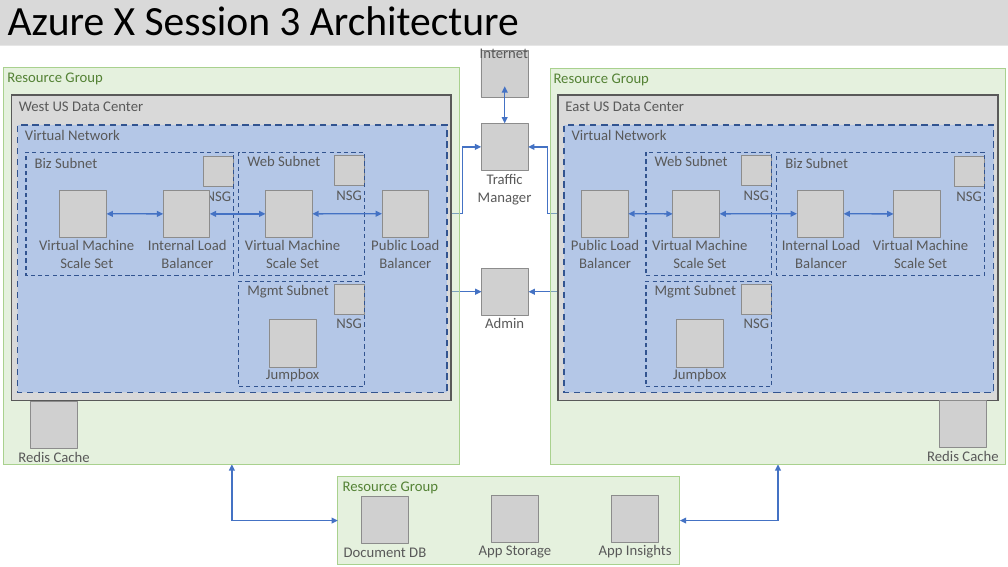
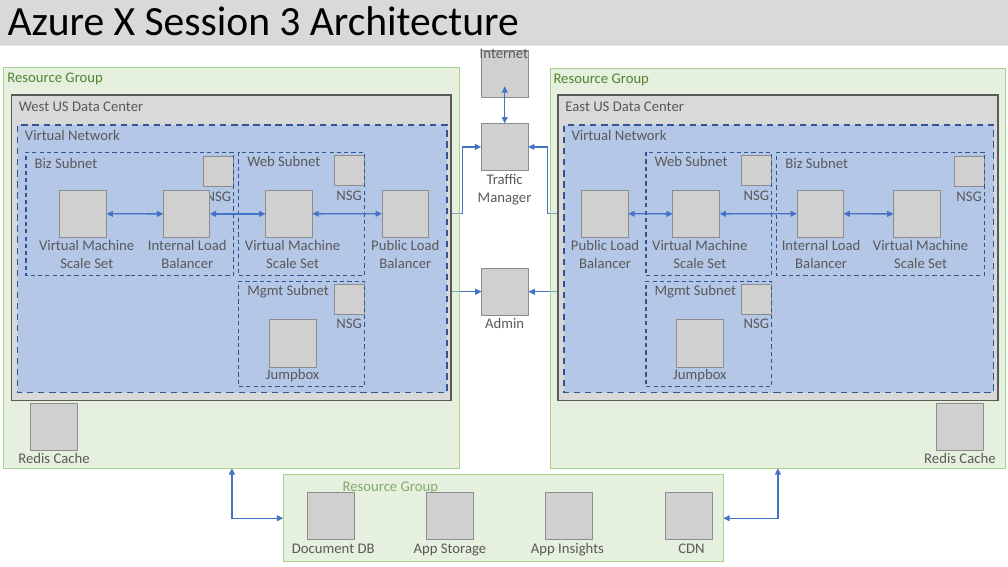
Before and after one commit to Azure/CityPower-Build-Sample, a slide deck: slide 2 of setup/AzureX.pptx. Drawn at 1008x567 pixels with LibreOffice and Linux fonts; fonts in the diff are those of the drawing; grey boxes stand for pictures. Boxes give left, top, right and bottom in pixels: in the first picture for what was removed or moved away, otherwise in the second. Text is boxed around its words. In the diff, an @@ line names an element or a change of style, - is before the commit and + after.

Commit message:
Add CDN to archtiecture diagram.

```diff
--- a/setup/AzureX.pptx
+++ b/setup/AzureX.pptx
@@ rectangle: place and size @@
-rectangle at bbox=[4, 68, 460, 465]
+rectangle at bbox=[4, 68, 460, 469]
@@ rectangle: place and size @@
-rectangle at bbox=[551, 68, 1006, 464]
+rectangle at bbox=[551, 68, 1006, 468]
@@ elbow double arrow moved from (232, 464) - (338, 521) to (232, 468) - (284, 519) @@
@@ rectangle: place and size @@
-rectangle at bbox=[338, 477, 681, 564]
+rectangle at bbox=[284, 475, 724, 562]
@@ elbow double arrow moved from (778, 464) - (680, 521) to (778, 468) - (724, 519) @@
@@ picture: place and size @@
-picture at bbox=[361, 497, 408, 544]
+picture at bbox=[307, 492, 354, 539]
@@ picture added at bbox=[665, 492, 712, 539] @@
@@ text "Document DB": place and size @@
-text "Document DB" at bbox=[344, 547, 426, 557]
+text "Document DB" at bbox=[292, 543, 375, 553]
@@ 2 pictures, 1 text: place and size @@
-2 pictures, 1 text at bbox=[479, 495, 659, 558]
+2 pictures, 1 text at bbox=[414, 492, 593, 556]
@@ text "App Insights": place and size @@
-text "App Insights" at bbox=[599, 545, 672, 558]
+text "App Insights" at bbox=[531, 543, 604, 556]
@@ text added at bbox=[678, 543, 704, 553], 14 pt, text #595959 @@
+CDN
```
